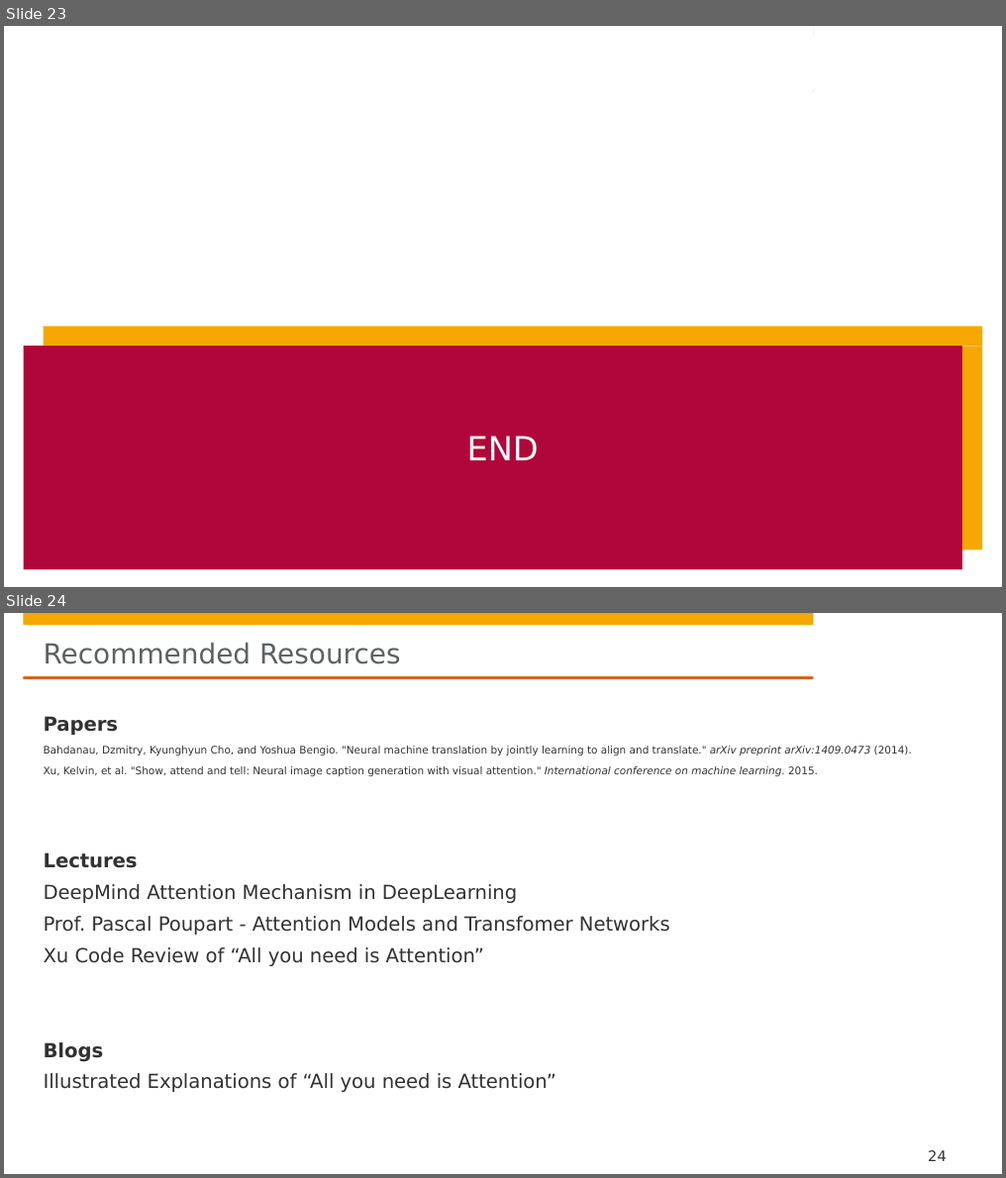
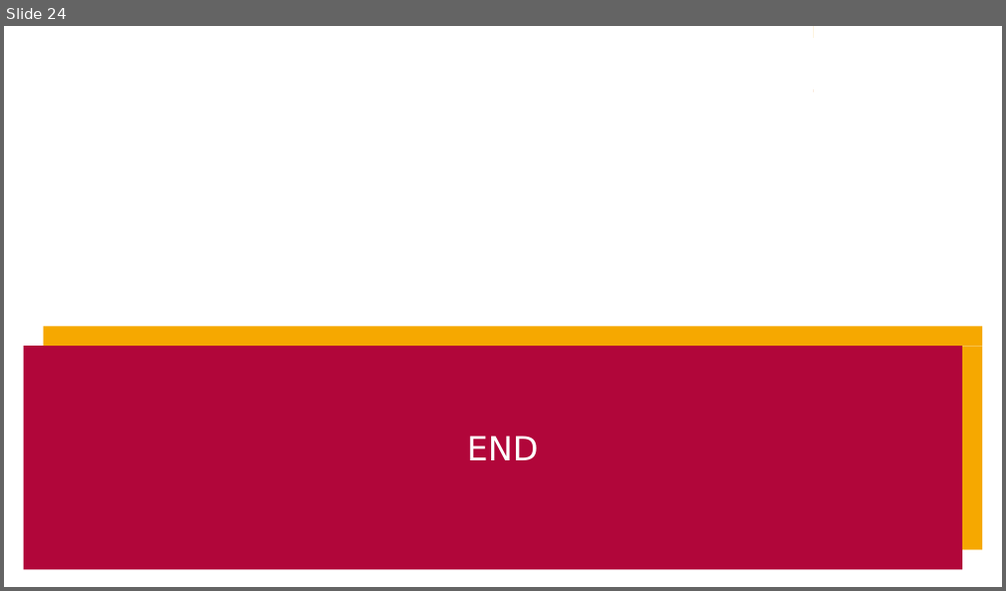
Before and after one commit to hpi-sam/GNN-Course-2020, a slide deck: 8. Graph Attention Networks.pptx. Shown one above the other, each under a label of ours: slides 23 and 24 before the commit, slide 24 after it. The pictures are 1006x1178 and 1006x591 pixels, drawn with LibreOffice and Linux fonts; fonts in the diff are those of the drawing; background and template pictures are left out. Boxes give left, top, right and bottom in pixels: in the first picture for what was removed or moved away, otherwise in the second. Text is boxed around its words. In the diff, an @@ line names an element or a change of style, - is before the commit and + after.

```diff
--- a/8. Graph Attention Networks.pptx
+++ b/8. Graph Attention Networks.pptx
@@ slide 24 removed at (4, 613, 1002, 1174), background #FFFFFF; not listed: 4 template elements that a slide beside it also shows @@
@@ title removed at (44, 643, 401, 664) @@
-Recommended Resources
@@ text removed at (44, 716, 912, 1092) @@
-Papers
-Bahdanau, Dzmitry, Kyunghyun Cho, and Yoshua Bengio. "Neural machine translation by jointly learning to align and translate." arXiv preprint arXiv:1409.0473 (2014).
-Xu, Kelvin, et al. "Show, attend and tell: Neural image caption generation with visual attention." International conference on machine learning. 2015.
-Lectures
-DeepMind Attention Mechanism in DeepLearning
-Prof. Pascal Poupart - Attention Models and Transfomer Networks
-Xu Code Review of “All you need is Attention”
-Blogs
-Illustrated Explanations of “All you need is Attention”
@@ page number removed at (928, 1151, 946, 1161) @@
-24
@@ what was slide 23 is now slide 24 @@
```
Also in this commit, not shown: 3 slides changed, 1 slide added.
